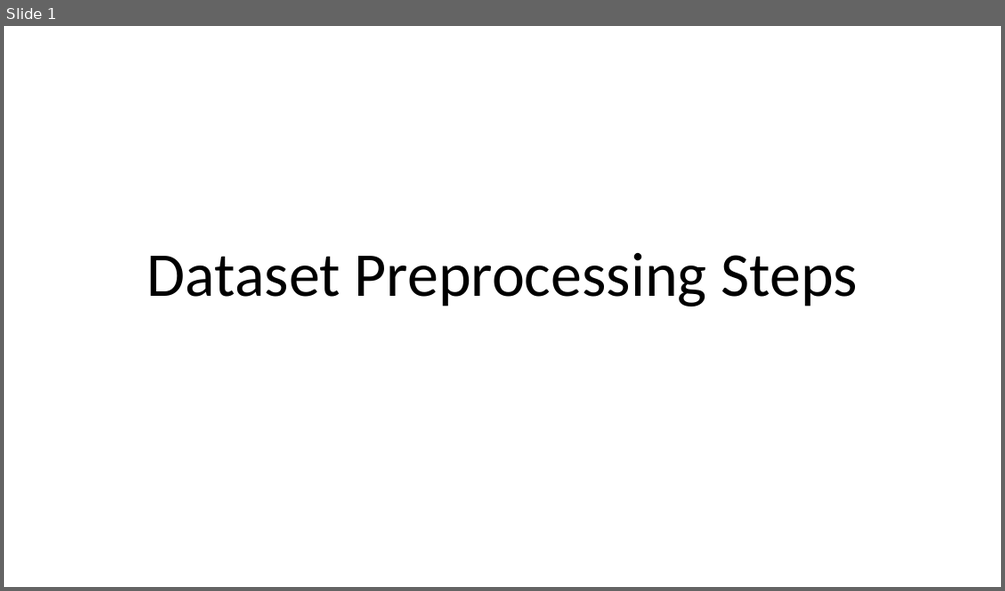
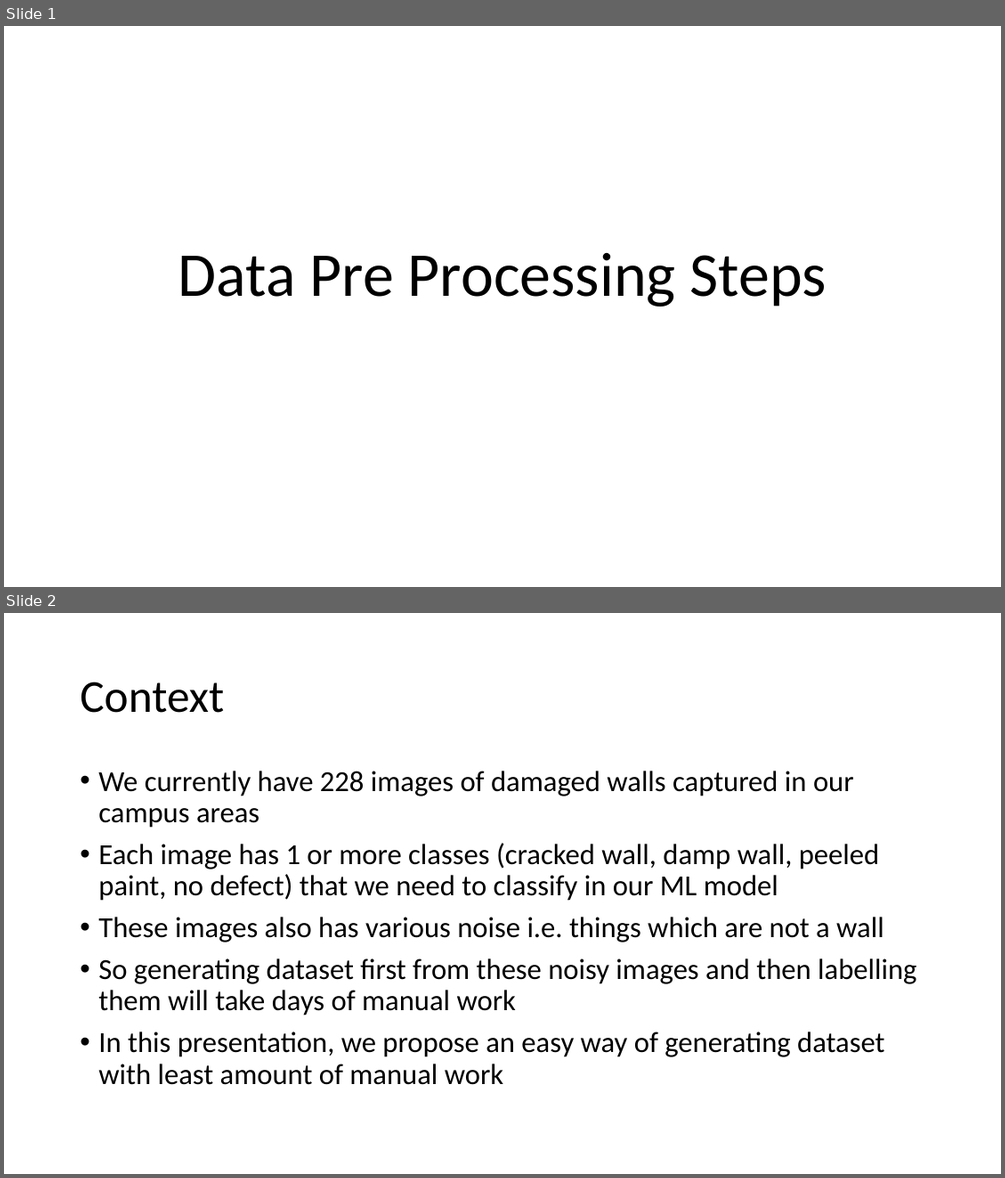
Before and after one commit to AdityaShenoy/Drones_For_Structural_Audit, a slide deck: ppt/Dataset Preprocessing Steps.pptx. Shown one above the other, each under a label of ours: slide 1 before the commit, slides 1 and 2 after it. The pictures are 1005x591 and 1005x1178 pixels, drawn with LibreOffice and Linux fonts; fonts in the diff are those of the drawing. Boxes give left, top, right and bottom in pixels: in the first picture for what was removed or moved away, otherwise in the second. Text is boxed around its words. In the diff, an @@ line names an element or a change of style, - is before the commit and + after.

```diff
--- a/ppt/Dataset Preprocessing Steps.pptx
+++ b/ppt/Dataset Preprocessing Steps.pptx
@@ slide 2 added at (4,613,1001,1174), background #FFFFFF @@
@@ title added at (80,682,224,713), 44 pt, text #000000 @@
+Context
@@ text added at (98,771,916,1085), 28 pt, text #000000 @@
+• We currently have 228 images of damaged walls captured in our campus areas
+• Each image has 1 or more classes (cracked wall, damp wall, peeled paint, no defect) that we need to classify in our ML model
+• These images also has various noise i.e. things which are not a wall
+• So generating dataset first from these noisy images and then labelling them will take days of manual work
+• In this presentation, we propose an easy way of generating dataset with least amount of manual work
@@ slide 1 changed as well @@
@@ title at (178,253,827,306): text changed @@
-Dataset Preprocessing Steps
+Data Pre Processing Steps
```
Also in this commit, not shown: 3 other slides changed, 5 other slides added, 5 slides removed, 2 other files.
